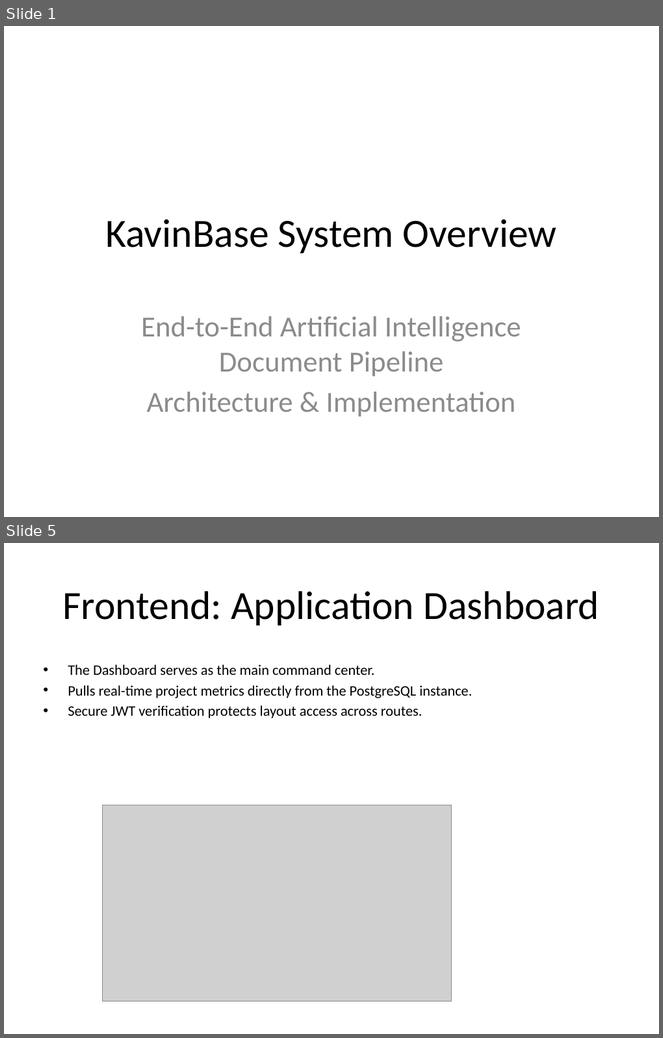
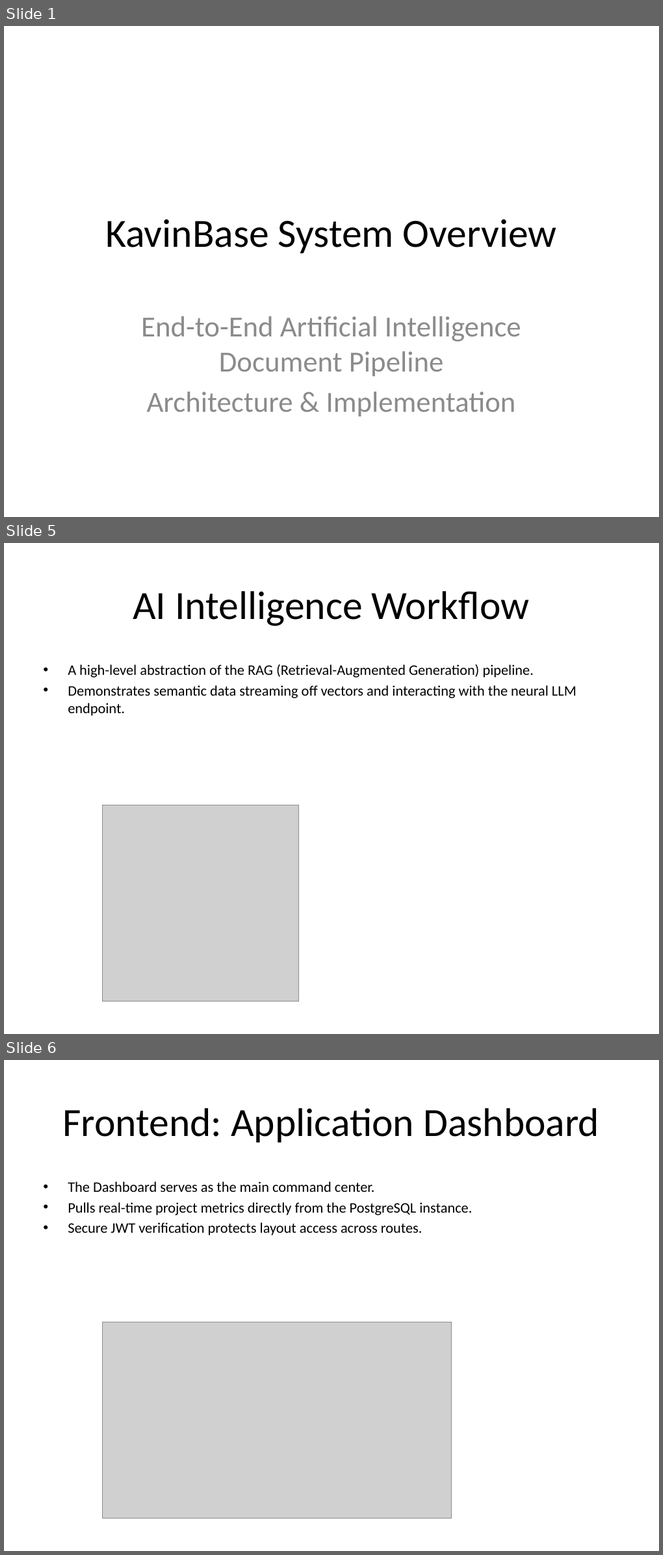
Before and after one commit to Hariesh-Kai/ChatBot, a slide deck: KavinBase_Presentation.pptx. Shown one above the other, each under a label of ours: slides 1 and 5 before the commit, slides 1, 5 and 6 after it; the slides between them are not shown. The pictures are 663x1038 and 663x1555 pixels, drawn with LibreOffice and Linux fonts; fonts in the diff are those of the drawing; grey boxes stand for pictures. Boxes give left, top, right and bottom in pixels: in the first picture for what was removed or moved away, otherwise in the second. Text is boxed around its words. In the diff, an @@ line names an element or a change of style, - is before the commit and + after.

```diff
--- a/KavinBase_Presentation.pptx
+++ b/KavinBase_Presentation.pptx
@@ slide 5 added at bbox=[4, 543, 659, 1034], background #FFFFFF @@
@@ title added at bbox=[133, 591, 530, 626], 44 pt, text #000000 @@
+AI Intelligence Workflow
@@ text added at bbox=[68, 665, 577, 716], 16 pt, text #000000 @@
+• A high-level abstraction of the RAG (Retrieval-Augmented Generation) pipeline.
+• Demonstrates semantic data streaming off vectors and interacting with the neural LLM endpoint.
@@ picture added at bbox=[102, 805, 299, 1002] @@
@@ what was slide 5 is now slide 6 @@
```
Also in this commit, not shown: 2 slides changed, 27 other files.
